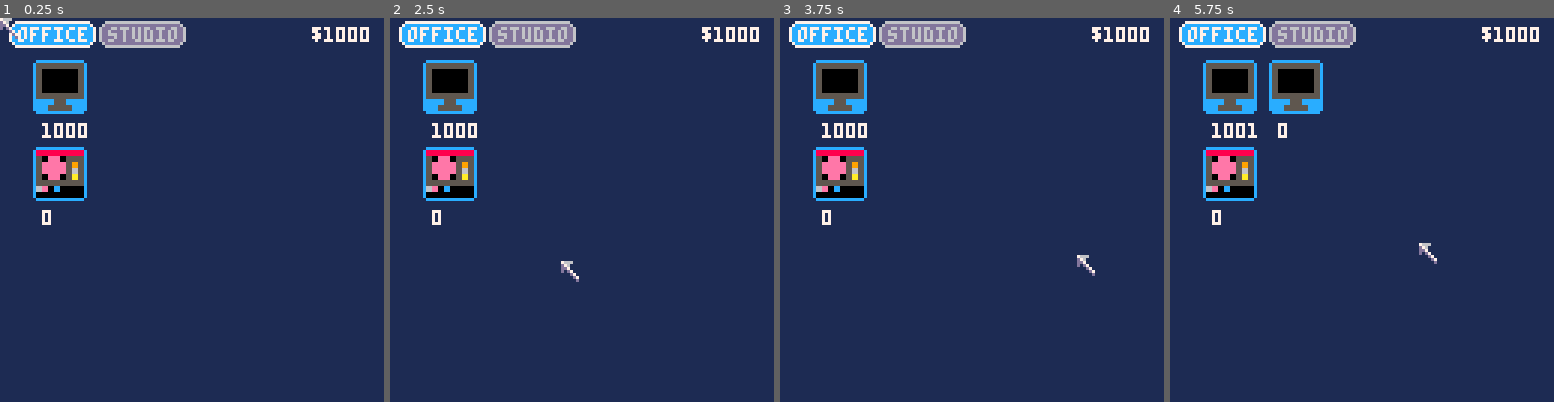
Above: before the commit, frames 1-4 (left to right).
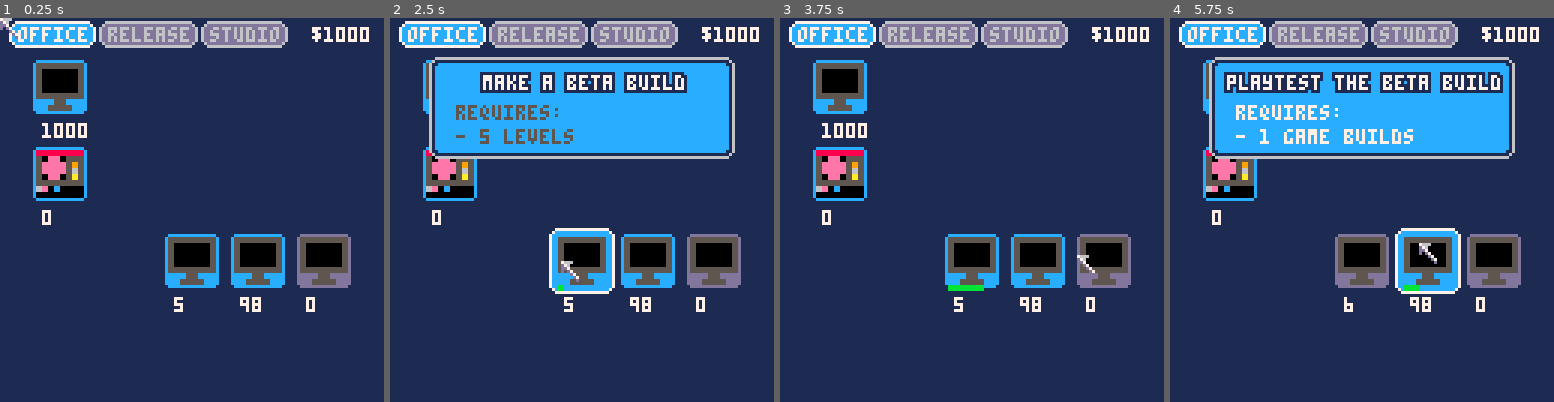
Above: after the commit, the same moments.

Repository: wesen/carts
Game: PICO-8 cartridge games/gamedevgame/gamedevgame.p8
Same seed, same stepped clock (60 frames per second), same inputs: the game is played once before the commit and once after it.
Inputs (mouse positions are in pixels of both pictures, inside the frame that each line leads up to):
- Up to frame 1 (0.25 s): no input
- Up to frame 2 (2.5 s): click (670, 121) at 0.67 s; click (436, 267) at 1.22 s; click (497, 114) at 1.77 s; click (562, 259) at 2.32 s
- Up to frame 3 (3.75 s): click (1014, 106) at 2.87 s; click (1075, 256) at 3.42 s
- Up to frame 4 (5.75 s): click (1231, 102) at 3.97 s; click (1292, 248) at 4.52 s; click (1354, 94) at 5.07 s; click (1419, 244) at 5.62 s

The runs differ from the first frame. In frame 1, 8.1% of the frame differs, in the area x 28-92%, y 0-77%; in frame 2, 27%, in the area x 10-92%, y 0-77%; in frame 3, 8.1%; in frame 4, 27%.

Commit message:
Only allow playtesting if there is a beta build

Diff:
--- a/games/gamedevgame/gamedevgame.lua
+++ b/games/gamedevgame/gamedevgame.lua
@@ -1,4 +1,5 @@
 glb_debug=true
+glb_timescale=1
 
 --#include oo
 --#include helpers
--- a/games/gamedevgame/gamedevgame.p8
+++ b/games/gamedevgame/gamedevgame.p8
@@ -2,6 +2,7 @@
 version 16
 __lua__
 glb_debug=true
+glb_timescale=1
 
 function class (init)
   local c = {}
@@ -764,6 +765,7 @@
  self.spr=spr
  self.description=description
  self.creation_text=creation_text
+ self.is_clickable_f=function(self) return true end
  self.tab=tab
  glb_resource_manager.resources[name]=self
 
@@ -791,7 +793,7 @@
  end
 
  if (not self:is_visible()) return
- if (not self:are_dependencies_fulfilled() and self.t==0) darken(10)
+ if ((not self.is_clickable_f()) or (not self:are_dependencies_fulfilled() and self.t==0)) darken(10)
  local x,y
  local w=glb_resource_w
  x,y=self:get_cur_xy()
@@ -911,7 +913,7 @@
 end
 
 function resource_cls:is_clickable()
- return self.t==0 and self:are_dependencies_fulfilled()
+ return self.t==0 and self:are_dependencies_fulfilled() and self.is_clickable_f()
 end
 
 function resource_cls:on_click()
@@ -1110,6 +1112,9 @@
  "game tested",
  tab_game
 )
+res_playtest.is_clickable_f=function(self)
+ return res_build.count>0
+end
 
 res_release=resource_cls.init(
  "release",
@@ -1504,6 +1509,14 @@
   res_loc.count=1000
   glb_timescale=1
   glb_resource_manager.money=1000
+  res_level.count=5
+  res_level.created=true
+  res_build.created=true
+  res_build.count=5
+  res_playtest.count=98
+  res_playtest.created=true
+ else
+  glb_resource_manager.money=0
  end
 end
 
--- a/games/gamedevgame/main.lua
+++ b/games/gamedevgame/main.lua
@@ -4,6 +4,14 @@
   res_loc.count=1000
   glb_timescale=1
   glb_resource_manager.money=1000
+  res_level.count=5
+  res_level.created=true
+  res_build.created=true
+  res_build.count=5
+  res_playtest.count=98
+  res_playtest.created=true
+ else
+  glb_resource_manager.money=0
  end
 end
 
--- a/games/gamedevgame/resource.lua
+++ b/games/gamedevgame/resource.lua
@@ -22,6 +22,7 @@
  self.spr=spr
  self.description=description
  self.creation_text=creation_text
+ self.is_clickable_f=function(self) return true end
  self.tab=tab
  glb_resource_manager.resources[name]=self
 
@@ -49,7 +50,7 @@
  end
 
  if (not self:is_visible()) return
- if (not self:are_dependencies_fulfilled() and self.t==0) darken(10)
+ if ((not self.is_clickable_f()) or (not self:are_dependencies_fulfilled() and self.t==0)) darken(10)
  local x,y
  local w=glb_resource_w
  x,y=self:get_cur_xy()
@@ -169,7 +170,7 @@
 end
 
 function resource_cls:is_clickable()
- return self.t==0 and self:are_dependencies_fulfilled()
+ return self.t==0 and self:are_dependencies_fulfilled() and self.is_clickable_f()
 end
 
 function resource_cls:on_click()
--- a/games/gamedevgame/resources.lua
+++ b/games/gamedevgame/resources.lua
@@ -179,6 +179,9 @@
  "game tested",
  tab_game
 )
+res_playtest.is_clickable_f=function(self)
+ return res_build.count>0
+end
 
 res_release=resource_cls.init(
  "release",
